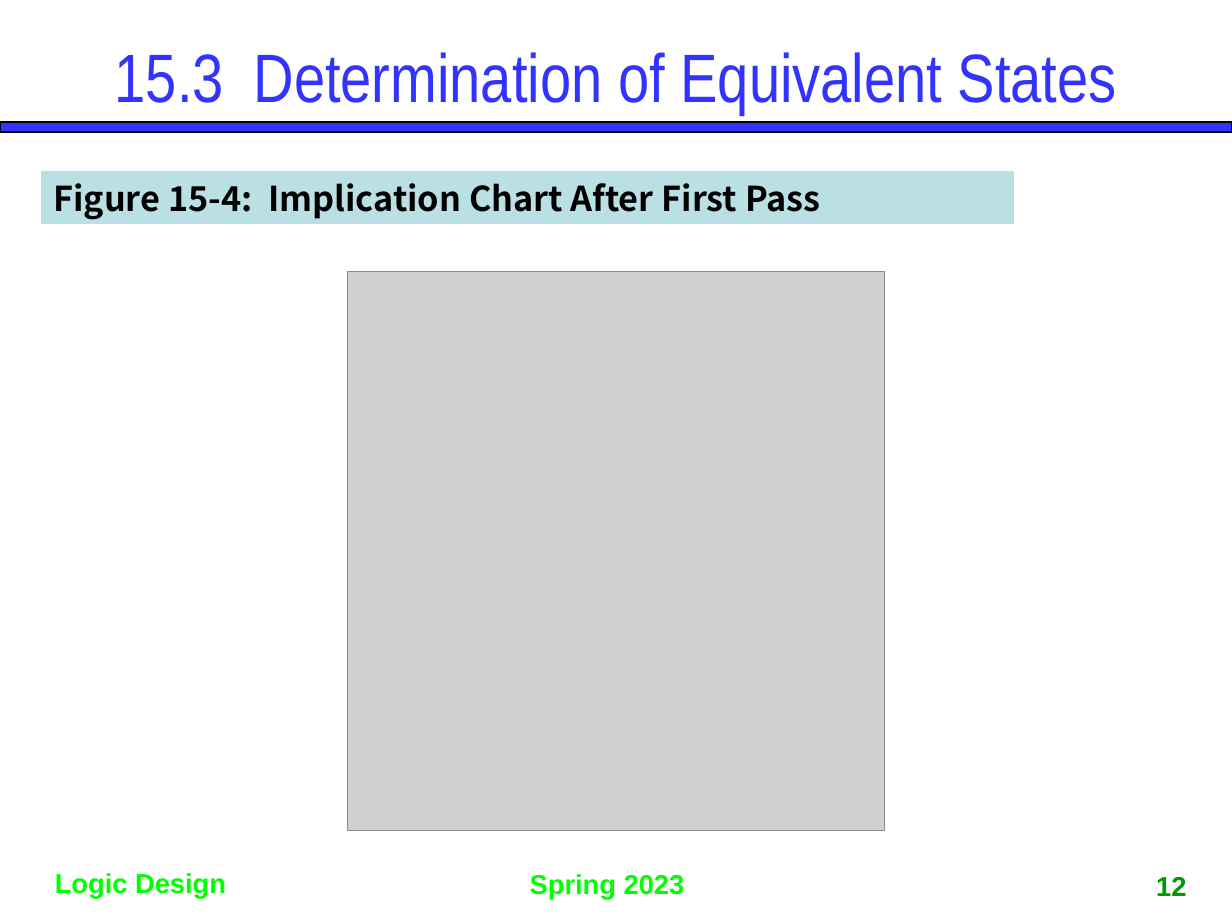
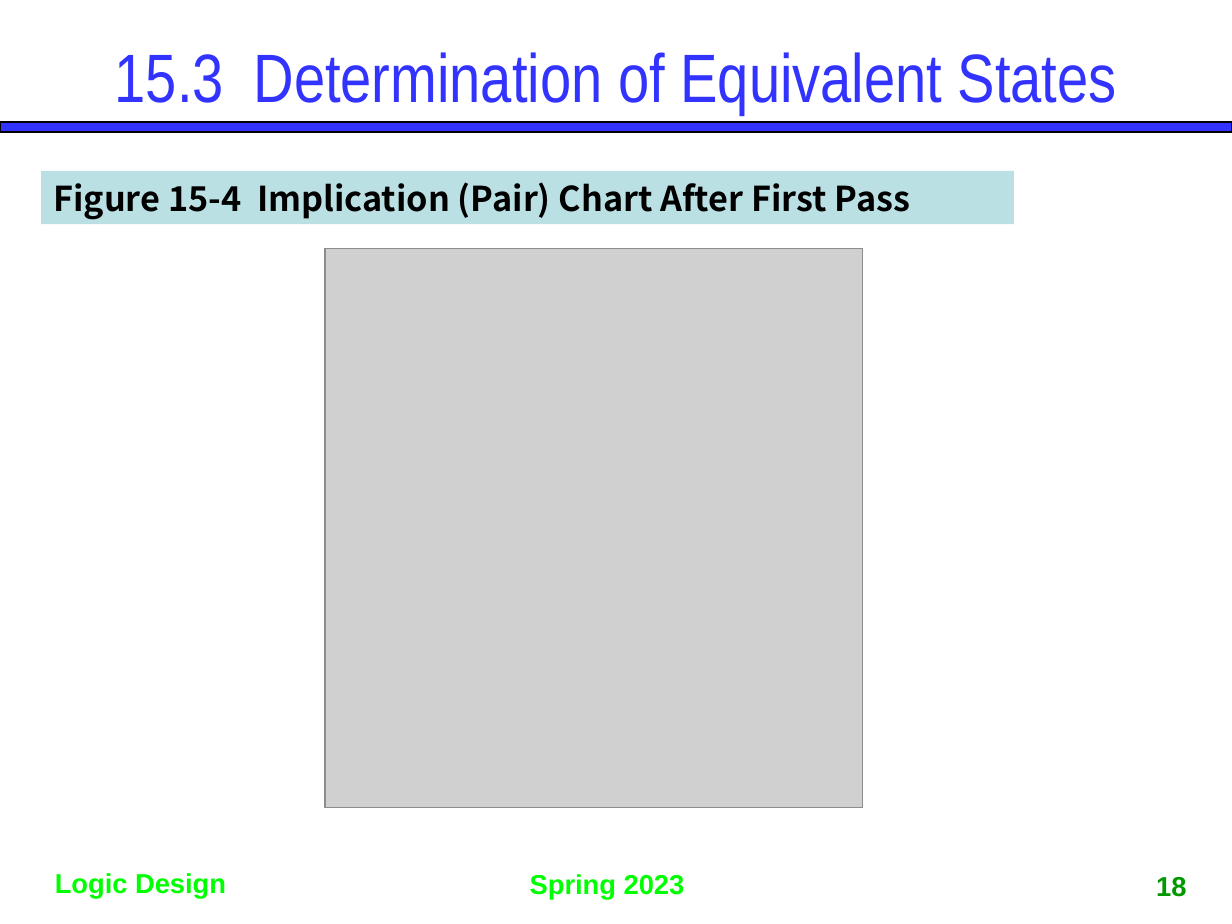
Before and after one commit to gdlee412/Logic-Circuits, a slide deck: slide 18 of 자료/Ch15. Reduction of State Tables and State Assignment.pptx (slide 12 before the commit). Drawn at 1232x924 pixels with LibreOffice and Linux fonts; fonts in the diff are those of the drawing; grey boxes stand for pictures. Boxes give left, top, right and bottom in pixels: in the first picture for what was removed or moved away, otherwise in the second. Text is boxed around its words. In the diff, an @@ line names an element or a change of style, - is before the commit and + after.

```diff
--- a/자료/Ch15. Reduction of State Tables and State Assignment.pptx
+++ b/자료/Ch15. Reduction of State Tables and State Assignment.pptx
@@ text in rectangle at bbox=[53, 182, 911, 220]: text changed @@
-Figure 15-4: Implication Chart After First Pass
+Figure 15-4 Implication (Pair) Chart After First Pass
@@ picture: place and size @@
-picture at bbox=[347, 272, 885, 832]
+picture at bbox=[325, 249, 862, 808]
@@ page number at bbox=[1156, 877, 1186, 897]: text changed @@
-12
+18
```
Also in this commit, not shown: 20 other slides changed, 20 slides added, 3 slides removed.
